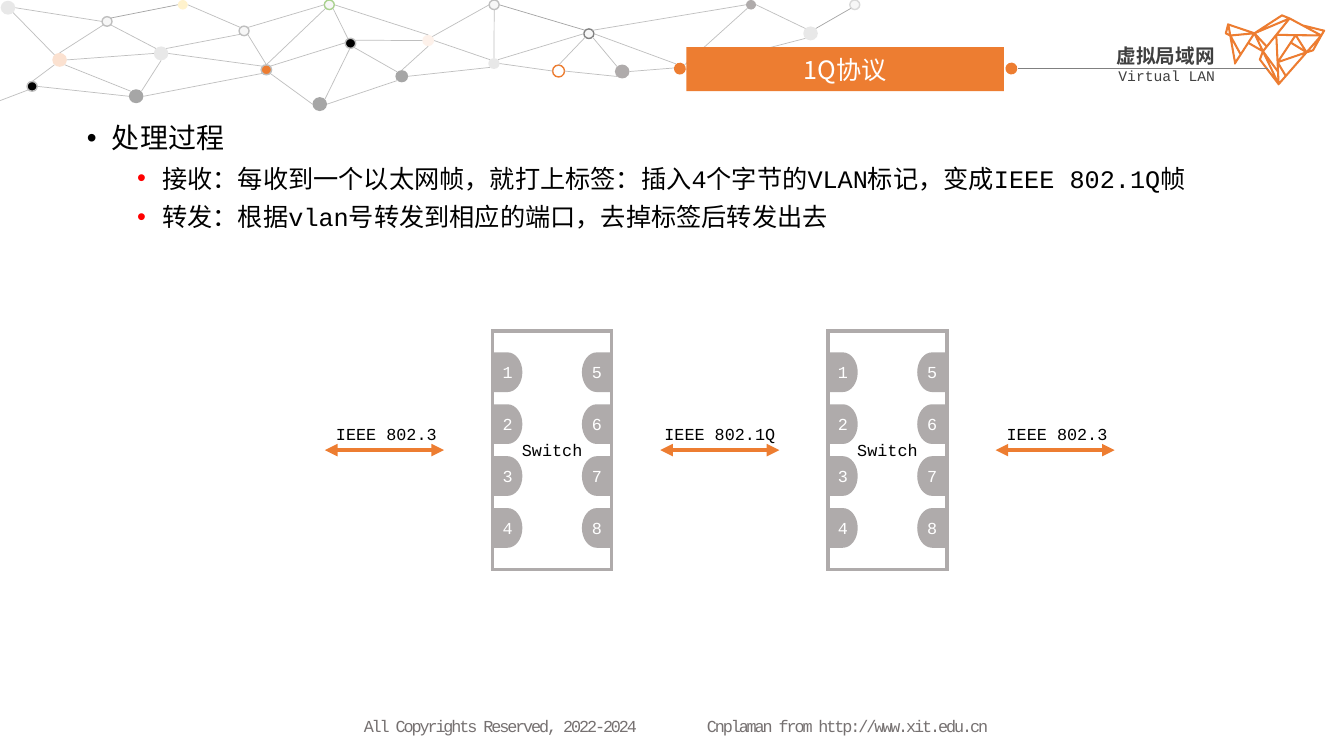
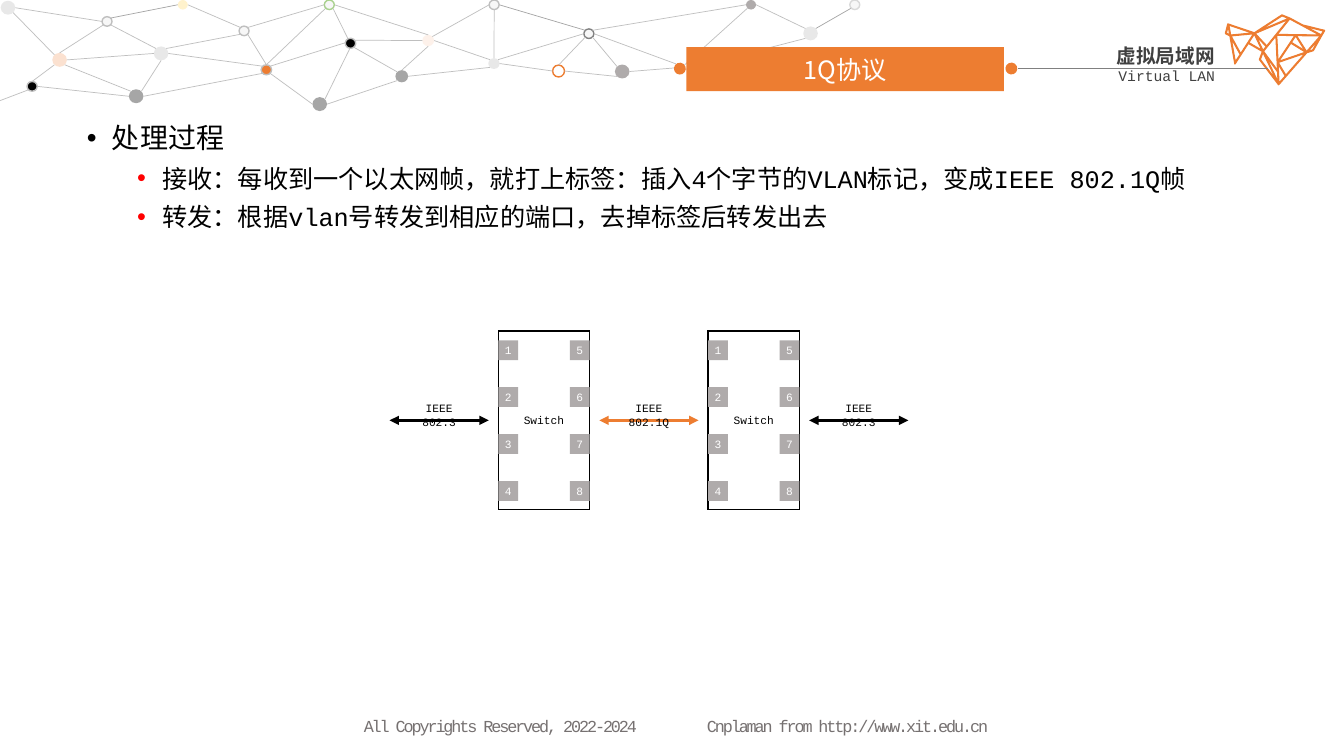
Before and after one commit to glplaman/glplaman.github.io, a slide deck: slide 18 of network/ppt/link layer 3 vlan.pptx. Drawn at 1344x756 pixels with LibreOffice and Linux fonts; fonts in the diff are those of the drawing; background and template pictures are left out. Boxes give left, top, right and bottom in pixels: in the first picture for what was removed or moved away, otherwise in the second. Text is boxed around its words. In the diff, an @@ line names an element or a change of style, - is before the commit and + after.

```diff
--- a/network/ppt/link layer 3 vlan.pptx
+++ b/network/ppt/link layer 3 vlan.pptx
@@ rectangle "Switch": place and size @@
-rectangle "Switch" at [493, 331, 612, 569]
+rectangle "Switch" at [498, 331, 590, 509]
@@ rectangle "Switch" at [498, 331, 590, 509]: size 12 to 8 pt; outline #AFABAB 2.25 pt to #000000 1 pt @@
@@ rectangle "Switch" at [709, 331, 801, 509]: size 12 to 8 pt; outline #AFABAB 2.25 pt to #000000 1 pt @@
@@ rectangle "Switch": place and size @@
-rectangle "Switch" at [828, 331, 947, 569]
+rectangle "Switch" at [709, 331, 801, 509]
@@ group added at [498, 341, 590, 501]: 8 rectangles @@
+5
+7
+8
+6
+1
+3
+4
+2
@@ group added at [709, 341, 800, 501]: 8 rectangles @@
+5
+7
+8
+6
+1
+3
+4
+2
@@ text "IEEE 802.3": place and size @@
-text "IEEE 802.3" at [336, 428, 436, 446]
+text "IEEE 802.3" at [422, 404, 456, 426]
@@ text "IEEE 802.1Q": place and size @@
-text "IEEE 802.1Q" at [664, 428, 775, 446]
+text "IEEE 802.1Q" at [629, 404, 669, 428]
@@ size 12 to 8 pt in 3 elements at [422, 404, 456, 426], [629, 404, 669, 428], [842, 404, 876, 426] @@
@@ text "IEEE 802.3": place and size @@
-text "IEEE 802.3" at [1007, 428, 1107, 446]
+text "IEEE 802.3" at [842, 404, 876, 426]
@@ group removed at [493, 353, 948, 547]: 16 freeform shapes @@
-5
-7
-8
-6
-1
-3
-4
-2
-5
-7
-8
-6
-1
-3
-4
-2
@@ double arrow moved from (325, 451) - (444, 451) to (389, 420) - (489, 420) @@
@@ double arrow (389, 420) - (489, 420): stroke #ED7D31 3 pt to #000000 2.25 pt @@
@@ double arrow moved from (660, 451) - (779, 451) to (600, 420) - (699, 420) @@
@@ double arrow (600, 420) - (699, 420): stroke #ED7D31 3 pt to #ED7D31 2.25 pt @@
@@ double arrow moved from (996, 451) - (1115, 451) to (810, 420) - (908, 420) @@
@@ double arrow (810, 420) - (908, 420): stroke #ED7D31 3 pt to #000000 2.25 pt @@
```
Also in this commit, not shown: 26 other files.
